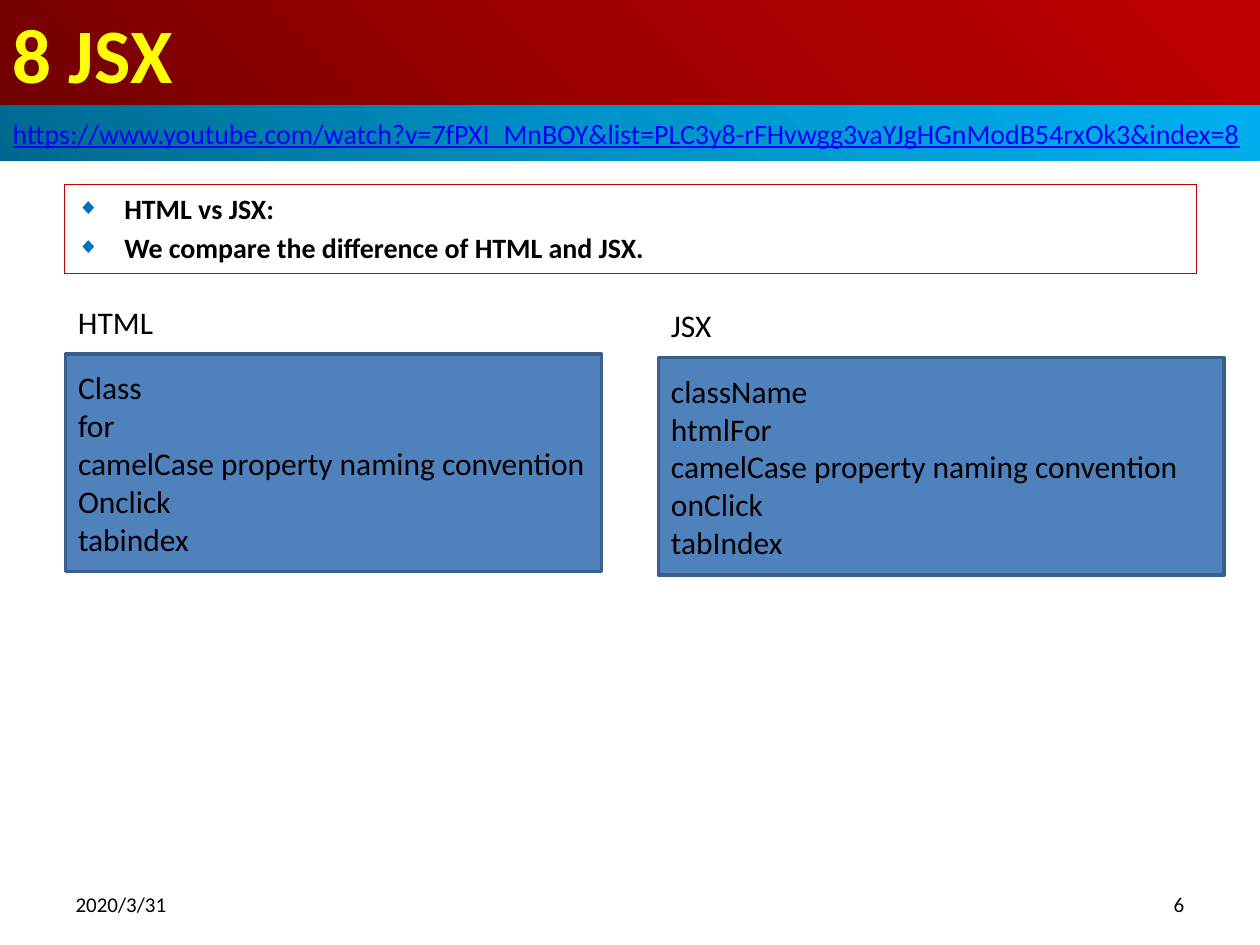
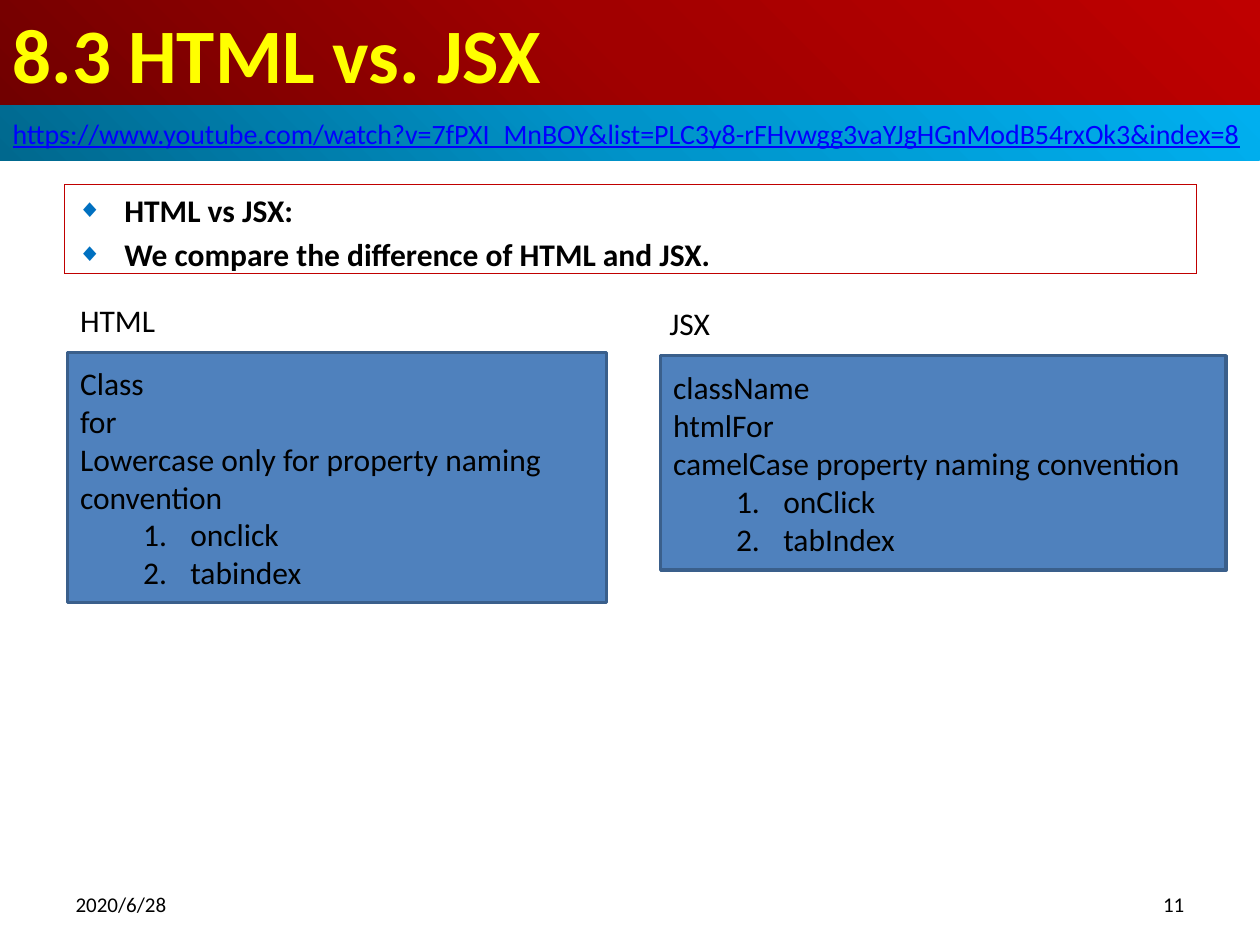
Before and after one commit to peterhchen/800-React-Hook, a slide deck: slide 11 of 08_JSX.pptx (slide 6 before the commit). Drawn at 1260x945 pixels with LibreOffice and Linux fonts; fonts in the diff are those of the drawing. Boxes give left, top, right and bottom in pixels: in the first picture for what was removed or moved away, otherwise in the second. Text is boxed around its words. In the diff, an @@ line names an element or a change of style, - is before the commit and + after.

Commit message:
HTML vs. JSX
HTML -> JSX:
class -> className
for -> htmlFor
onclick -> onClick
tableindex -> tableIndex

```diff
--- a/08_JSX.pptx
+++ b/08_JSX.pptx
@@ title at [13, 30, 541, 84]: text changed @@
-8 JSX
+8.3 HTML vs. JSX
@@ subtitle "HTML vs JSX:" at [64, 185, 1197, 275]: size 16 to 18 pt @@
@@ rectangle "Class": place and size @@
-rectangle "Class" at [66, 354, 601, 572]
+rectangle "Class" at [68, 353, 607, 602]
@@ rectangle "className": place and size @@
-rectangle "className" at [659, 358, 1225, 576]
+rectangle "className" at [660, 355, 1226, 570]
@@ text in rectangle at [80, 449, 540, 546]: text changed @@
-camelCase property naming convention
-Onclick
+Lowercase only for property naming convention
+  1. onclick
@@ text in rectangle at [783, 491, 895, 551]: bullet none to 1.; list level 1 to 2 in "onClick"; list level 1 to 2 in "tabIndex" @@
@@ text in rectangle at [190, 562, 301, 584]: bullet none to 1.; list level 1 to 2 in "tabindex" @@
@@ text at [76, 897, 167, 913]: text changed @@
-2020/3/31
+2020/6/28
@@ page number at [1163, 898, 1184, 912]: text changed @@
-6
+11
```
Also in this commit, not shown: 7 other slides changed, 9 slides added.
